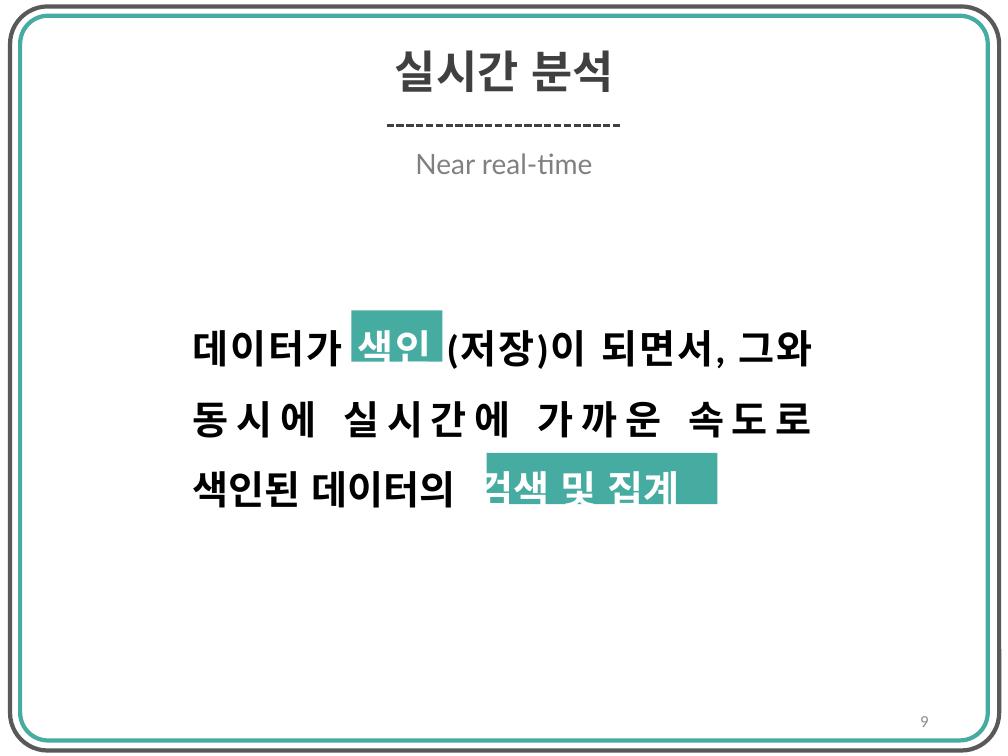
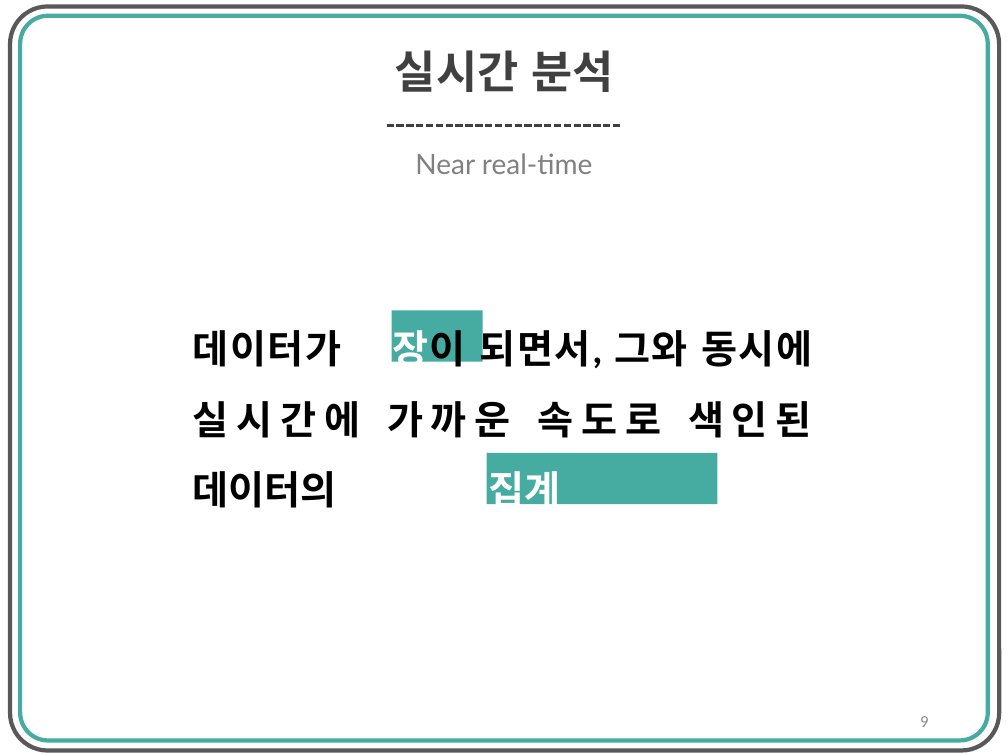
Before and after one commit to ToTo-Mo/Elasticsearch-Tutorial, a slide deck: slide 9 of Elasticsearch 기초 다지기.pptx. Drawn at 1008x756 pixels with LibreOffice and Linux fonts; fonts in the diff are those of the drawing. Boxes give left, top, right and bottom in pixels: in the first picture for what was removed or moved away, otherwise in the second. Text is boxed around its words. In the diff, an @@ line names an element or a change of style, - is before the commit and + after.

```diff
--- a/Elasticsearch 기초 다지기.pptx
+++ b/Elasticsearch 기초 다지기.pptx
@@ text at <box>193,323,812,515</box>: text changed @@
-데이터가 색인 (저장)이 되면서, 그와 동시에 실시간에 가까운 속도로 색인된 데이터의 검색 및 집계
+데이터가 저장이 되면서, 그와 동시에 실시간에 가까운 속도로 색인된 데이터의 검색 및 집계
@@ rectangle: place and size @@
-rectangle at <box>352,310,443,362</box>
+rectangle at <box>392,310,483,362</box>
```
Also in this commit, not shown: 4 other slides changed, 1 slide added.
